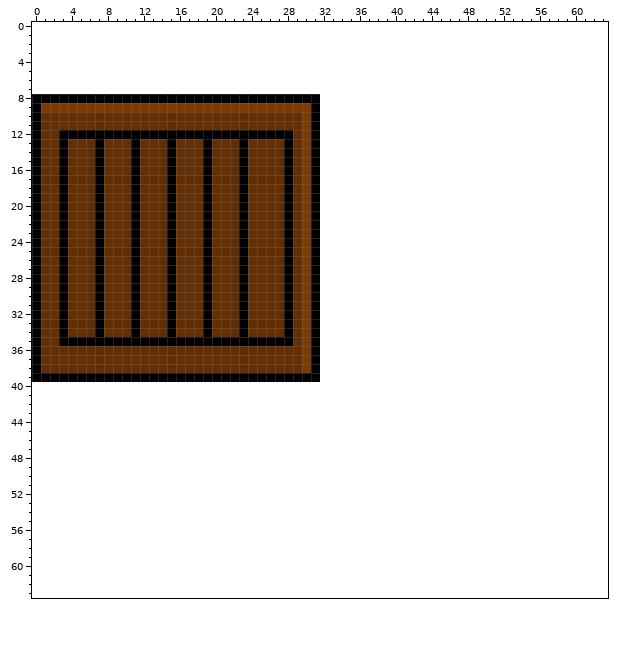
A pixel-art file gets an edit: art/level_1/tiles/T7_large_wooden_crate/T7_large_wooden_crate.aseprite. Above, as it was before the edit.
32x32 pixels, 1 frame. The old version is drawn lined up with the new one, on the new canvas.
After the commit:
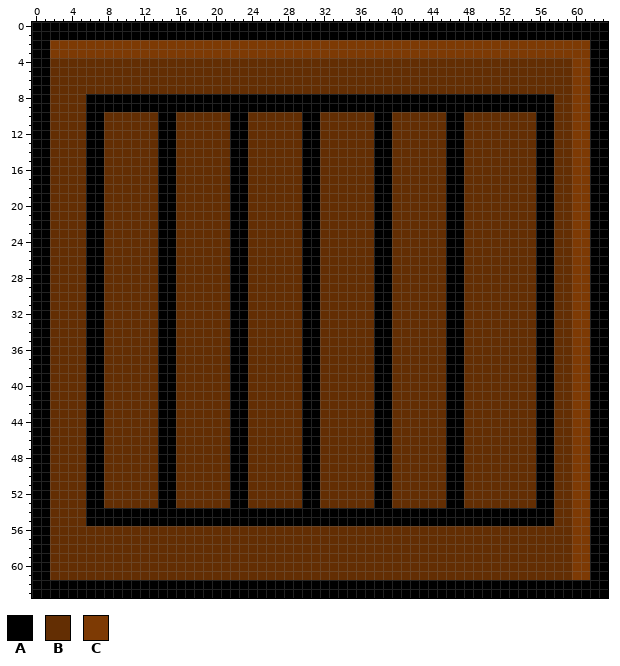
Palette (. is transparent): A #000000  B #632e03  C #7d3a04
Difference:
canvas 32x32 -> 64x64, the old top-left corner now at 0,8
Colour A is added in rows 0 to 1 at x 0 to 63; in rows 2 to 7 at x 0 to 1 and 62 to 63; in rows 8 to 9 at x 32 to 57 and 62 to 63; in rows 10 to 39 at x 38 to 39, 46 to 47, 56 to 57 and 62 to 63; in rows 40 to 53 at x 0 to 1, 6 to 7, 14 to 15, 22 to 23, 30 to 31, 38 to 39, 46 to 47, 56 to 57 and 62 to 63; in rows 54 to 55 at x 0 to 1, 6 to 57 and 62 to 63.
Colour A is added in rows 56 to 61 at x 0 to 1 and 62 to 63; in rows 62 to 63 at x 0 to 63.
Colour A replaces colour B in rows 10 to 11 at x 1, 6 to 7, 14 to 15 and 22 to 23; in row 12 at x 1; in rows 13 to 34 at x 1, 6, 14 and 22; in row 35 at x 1; in rows 36 to 38 at x 1, 6 to 7, 14 to 15 and 22 to 23.
Colour A replaces colour C in row 9 at x 1 and 6 to 30; in rows 10 to 38 at x 30.
Colour B is added in rows 4 to 7 at x 2 to 59; in rows 8 to 9 at x 58 to 59; in rows 10 to 39 at x 32 to 37, 40 to 45, 48 to 55 and 58 to 59; in rows 40 to 53 at x 2 to 5, 8 to 13, 16 to 21, 24 to 29, 32 to 37, 40 to 45, 48 to 55 and 58 to 59; in rows 54 to 55 at x 2 to 5 and 58 to 59; in rows 56 to 61 at x 2 to 59.
Colour B replaces colour A in row 8 at x 2 to 5; in row 12 at x 3 to 5, 8 to 13, 16 to 21 and 24 to 28; in rows 13 to 34 at x 3, 11, 19 and 28; in row 35 at x 3 to 5, 8 to 13, 16 to 21 and 24 to 28; in row 39 at x 2 to 5, 8 to 13, 16 to 21 and 24 to 29.
Colour B replaces colour C in row 9 at x 2 to 5.
Colour C is added in rows 2 to 3 at x 2 to 61; in rows 4 to 61 at x 60 to 61.
Where, in picture pixels (left, top, right, bottom), the same in both pictures:
changed: (32, 22, 608, 598)
